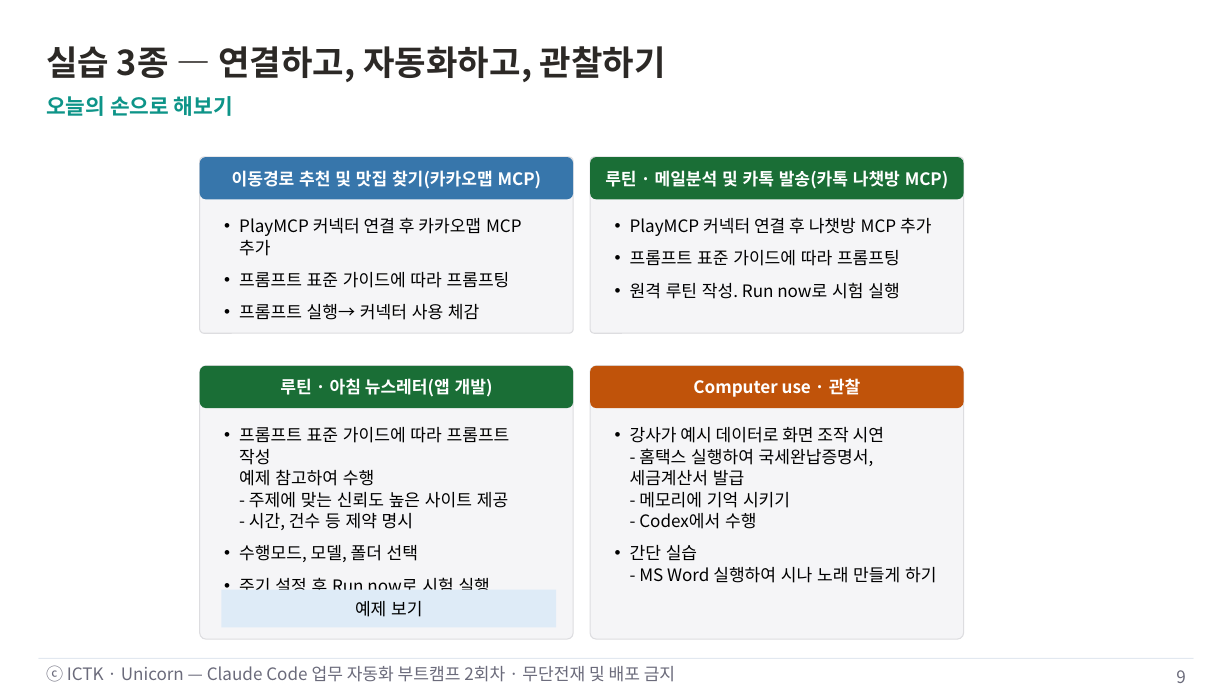
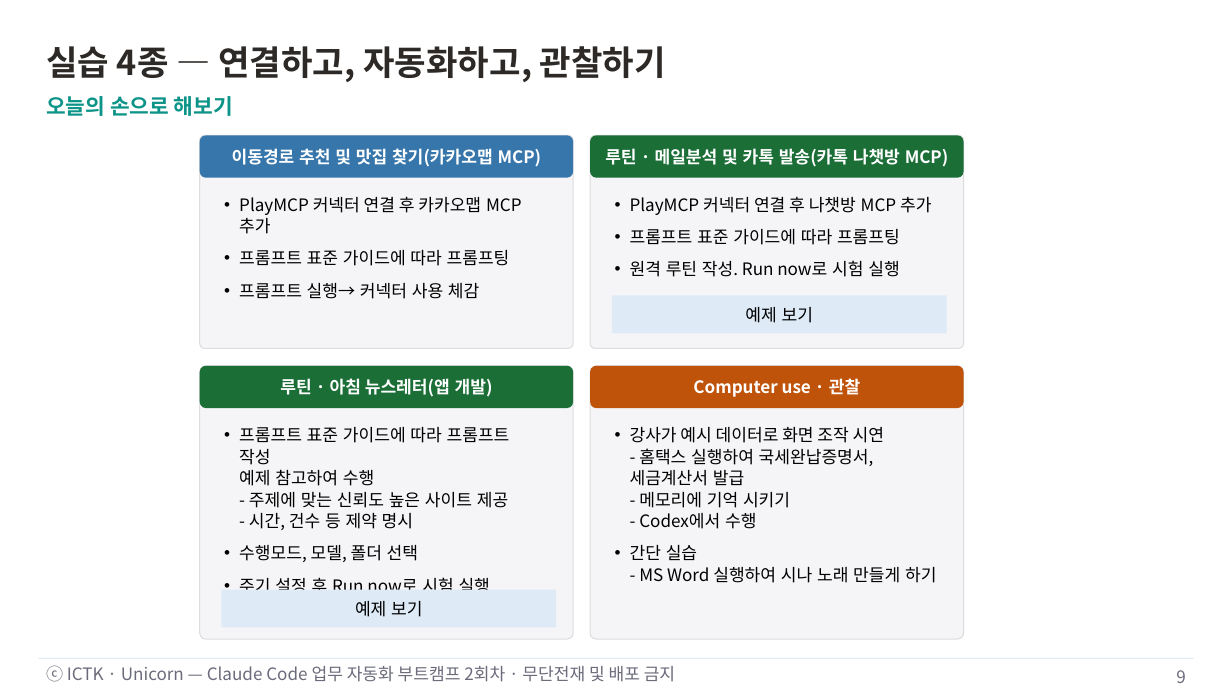
Before and after one commit to unicorn-campus/ai-automation, a slide deck: slide 9 of decks/02-connectors-routines/2회차-커넥터-루틴-ComputerUse.pptx. Drawn at 1232x693 pixels with LibreOffice and Linux fonts; fonts in the diff are those of the drawing. Boxes give left, top, right and bottom in pixels: in the first picture for what was removed or moved away, otherwise in the second. Text is boxed around its words. In the diff, an @@ line names an element or a change of style, - is before the commit and + after.

```diff
--- a/decks/02-connectors-routines/2회차-커넥터-루틴-ComputerUse.pptx
+++ b/decks/02-connectors-routines/2회차-커넥터-루틴-ComputerUse.pptx
@@ text at <box>46,46,666,82</box>: text changed @@
-실습 3종 — 연결하고, 자동화하고, 관찰하기
+실습 4종 — 연결하고, 자동화하고, 관찰하기
@@ rounded rectangle: place and size @@
-rounded rectangle at <box>199,157,573,333</box>
+rounded rectangle at <box>199,136,573,349</box>
@@ 4 texts, 2 rounded rectangles: place and size @@
-4 texts, 2 rounded rectangles at <box>199,157,963,320</box>
+4 texts, 2 rounded rectangles at <box>199,136,963,299</box>
@@ rounded rectangle: place and size @@
-rounded rectangle at <box>590,157,963,333</box>
+rounded rectangle at <box>590,136,963,349</box>
@@ rectangle added at <box>612,296,947,333</box>, fill #DEEBF7, 16 pt, text #000000 @@
+예제 보기
```
Also in this commit, not shown: 1 other file.
